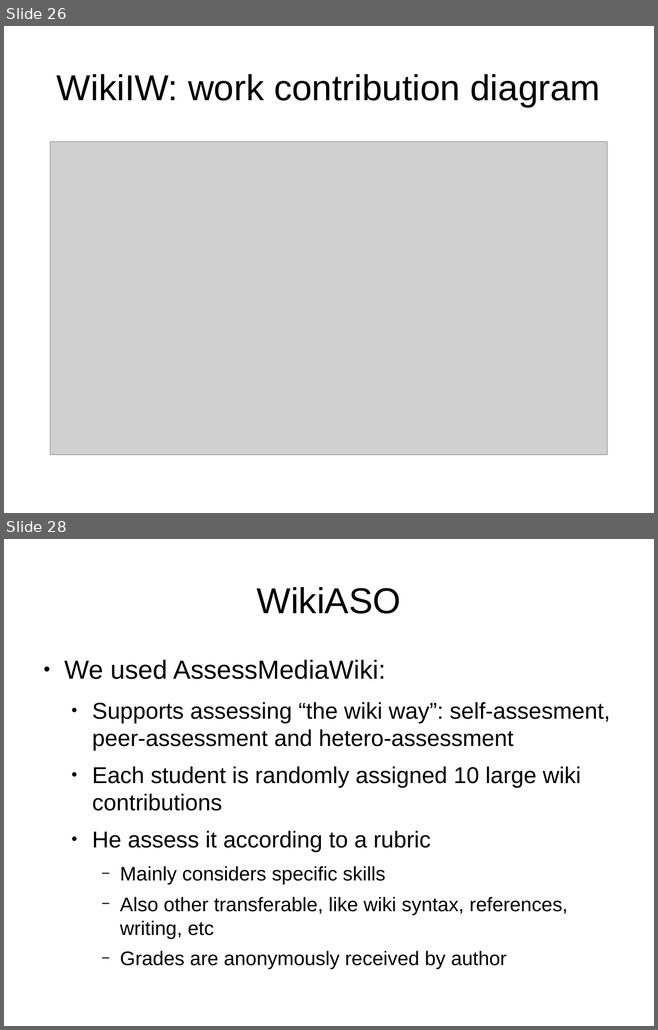
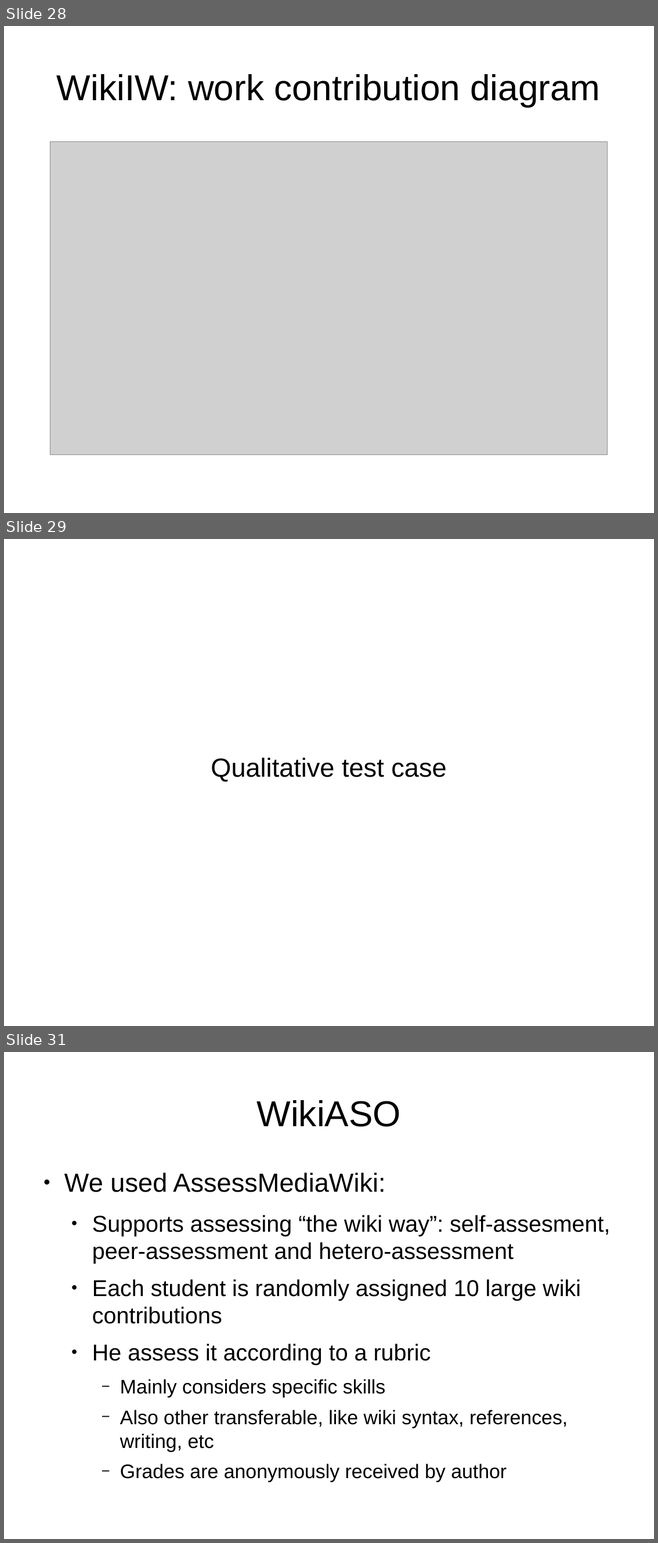
Before and after one commit to DrPantera/wikis4education, a slide deck: brunel-2014/wiki-assessment.odp. Shown one above the other, each under a label of ours: slides 26 and 28 before the commit, slides 28, 29 and 31 after it; the slides between them are not shown. The pictures are 658x1030 and 658x1543 pixels, drawn with LibreOffice and Linux fonts; fonts in the diff are those of the drawing; grey boxes stand for pictures. Boxes give left, top, right and bottom in pixels: in the first picture for what was removed or moved away, otherwise in the second. Text is boxed around its words. In the diff, an @@ line names an element or a change of style, - is before the commit and + after.

```diff
--- a/brunel-2014/wiki-assessment.odp
+++ b/brunel-2014/wiki-assessment.odp
@@ slide 29 added at bbox=[4, 539, 654, 1026], background #FFFFFF @@
@@ subtitle added at bbox=[210, 758, 446, 781], 32 pt, text #000000 @@
+Qualitative test case
@@ what was slide 26 is now slide 28 @@
@@ what was slide 28 is now slide 31 @@
```
Also in this commit, not shown: 7 slides changed, 3 other slides added.
